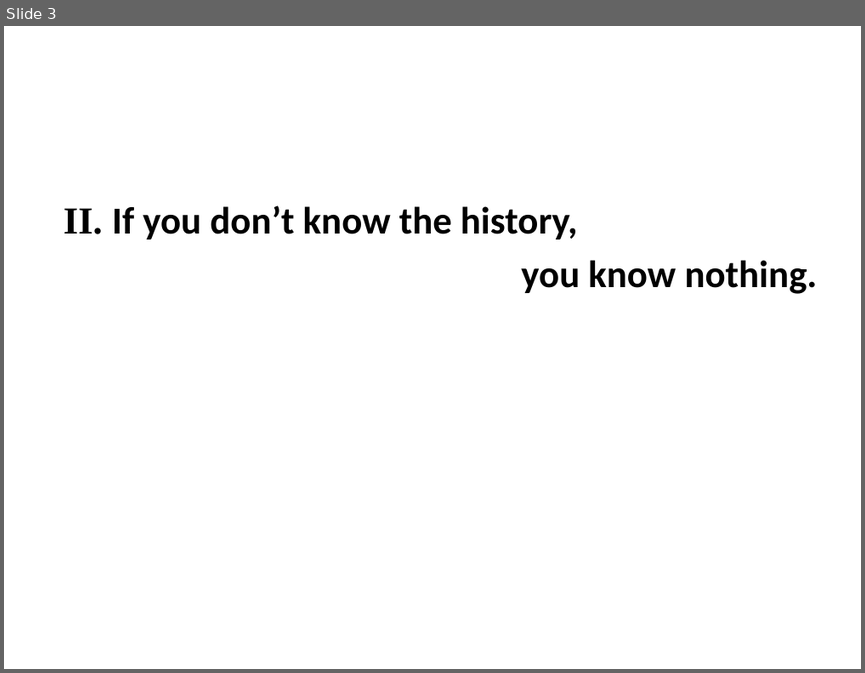
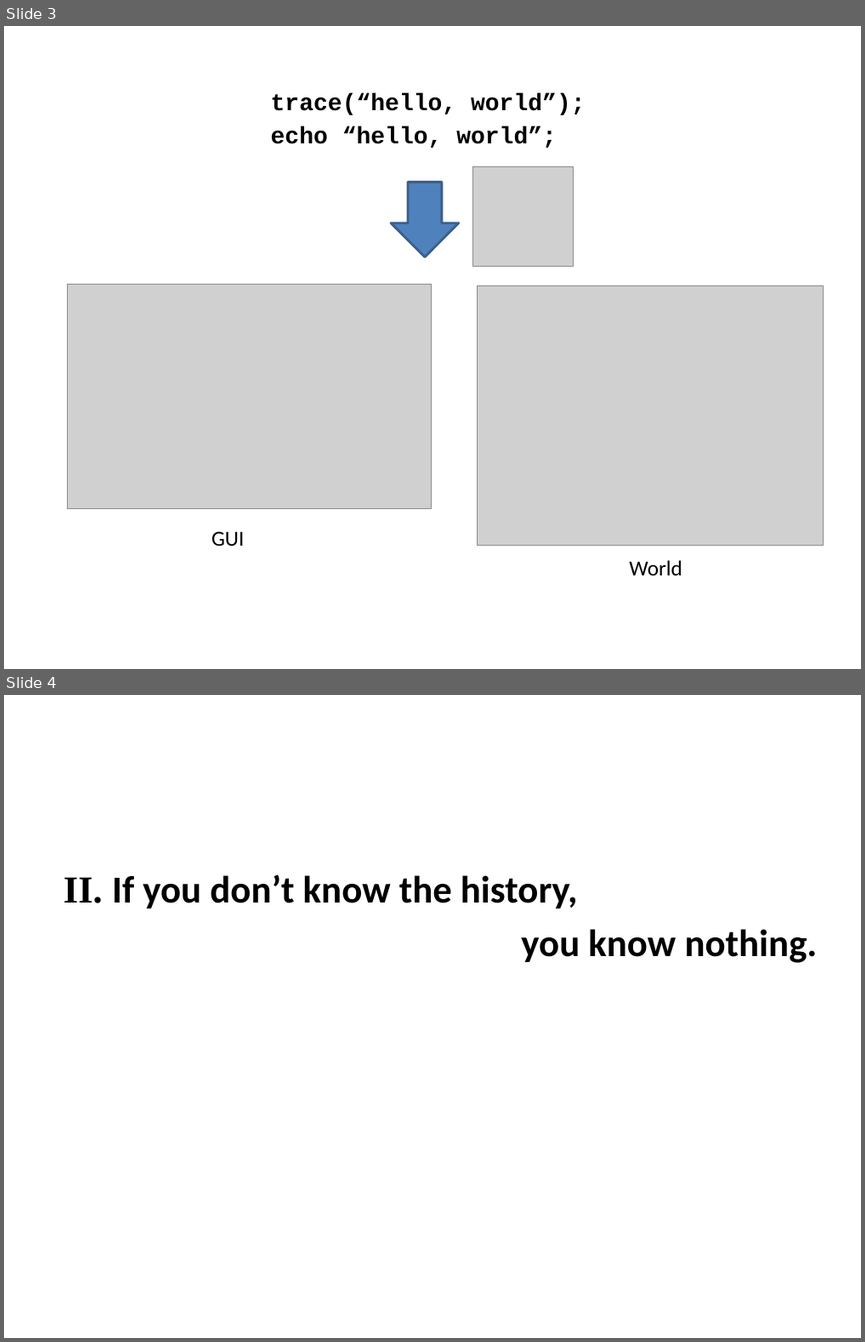
Before and after one commit to xiangaodielian/molehill-lab, a slide deck: notes/FFP.pptx. Shown one above the other, each under a label of ours: slide 3 before the commit, slides 3 and 4 after it. The pictures are 865x673 and 865x1342 pixels, drawn with LibreOffice and Linux fonts; fonts in the diff are those of the drawing; grey boxes stand for pictures; background and template pictures are left out. Boxes give left, top, right and bottom in pixels: in the first picture for what was removed or moved away, otherwise in the second. Text is boxed around its words. In the diff, an @@ line names an element or a change of style, - is before the commit and + after.

```diff
--- a/notes/FFP.pptx
+++ b/notes/FFP.pptx
@@ slide 3 added at box(4, 26, 861, 669), background picture (left out) @@
@@ text added at box(271, 93, 585, 148), 20 pt, text #000000, bold @@
+trace(“hello, world”);
+echo “hello, world”;
@@ picture added at box(473, 166, 574, 267) @@
@@ right arrow added at box(391, 182, 459, 257), fill #4F81BD, outline #3A5F8C 2 pt @@
@@ picture added at box(68, 284, 432, 509) @@
@@ picture added at box(477, 285, 823, 544) @@
@@ text added at box(211, 531, 244, 545), 18 pt, text #000000 @@
+GUI
@@ text added at box(629, 560, 681, 575), 18 pt, text #000000 @@
+World
@@ what was slide 3 is now slide 4 @@
```
Also in this commit, not shown: 6 slides changed, 3 other slides added, 3 slides removed.
